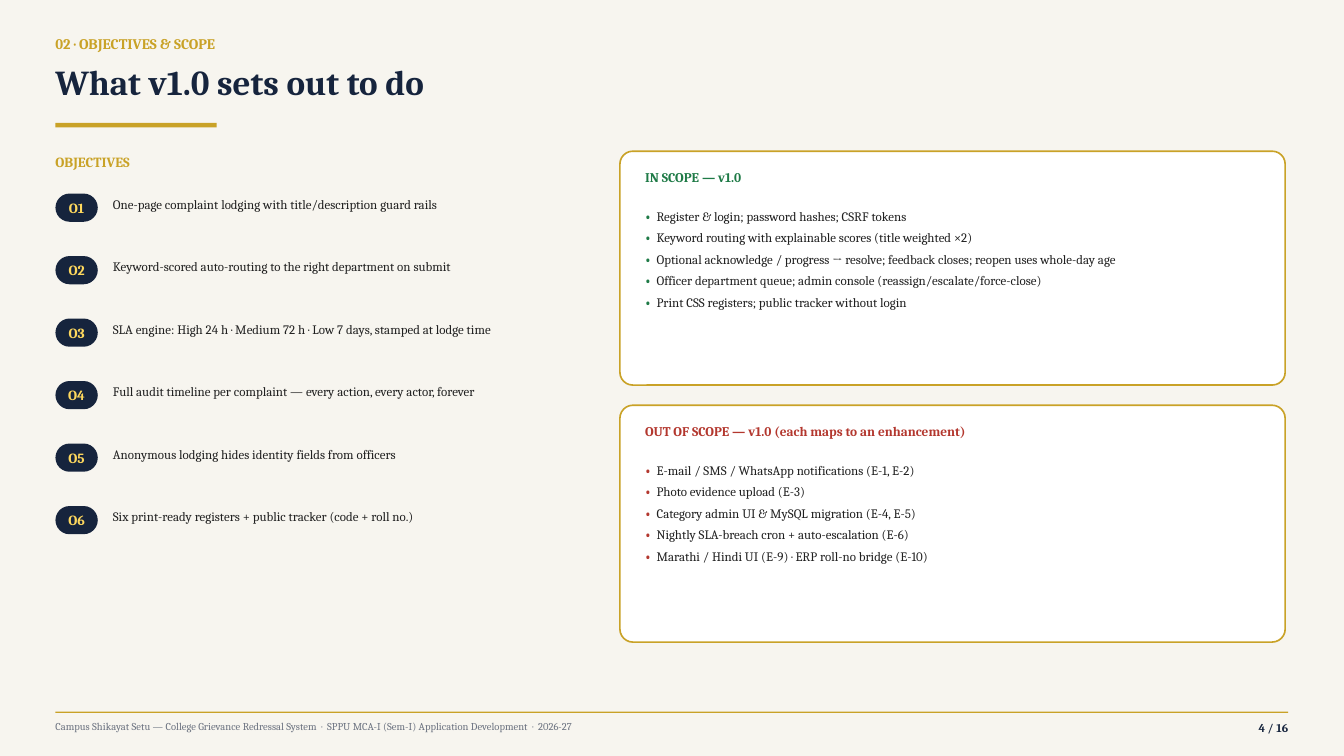
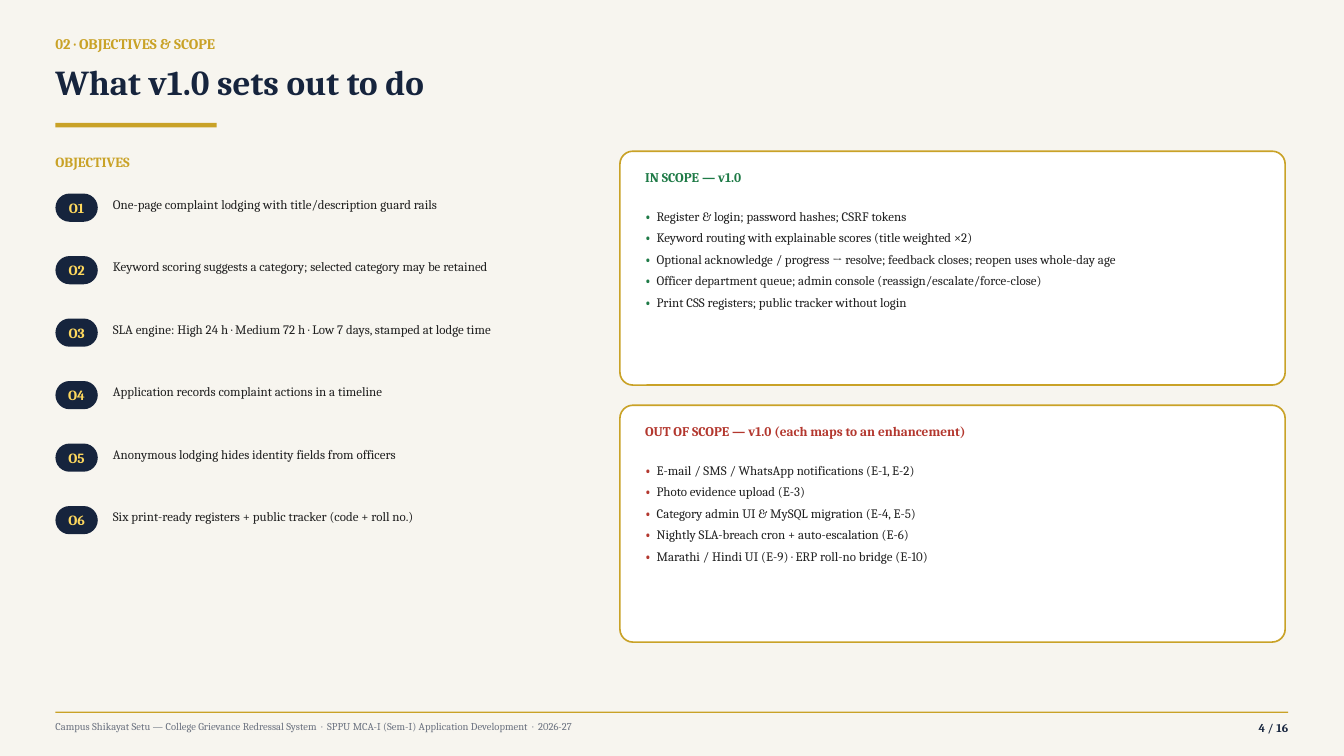
Before and after one commit to Yashwant-git392/Yashwant-git392, a slide deck: slide 4 of shikayat-setu/presentation/CampusShikayatSetu_MCA-Mini-Project_Review.pptx. Drawn at 1344x756 pixels with LibreOffice and Linux fonts; fonts in the diff are those of the drawing. Boxes give left, top, right and bottom in pixels: in the first picture for what was removed or moved away, otherwise in the second. Text is boxed around its words. In the diff, an @@ line names an element or a change of style, - is before the commit and + after.

Commit message:
Strengthen review documentation and routing report

```diff
--- a/shikayat-setu/presentation/CampusShikayatSetu_MCA-Mini-Project_Review.pptx
+++ b/shikayat-setu/presentation/CampusShikayatSetu_MCA-Mini-Project_Review.pptx
@@ text at bbox=[113, 262, 487, 274]: text changed @@
-Keyword-scored auto-routing to the right department on submit
+Keyword scoring suggests a category; selected category may be retained
@@ text at bbox=[113, 387, 382, 399]: text changed @@
-Full audit timeline per complaint — every action, every actor, forever
+Application records complaint actions in a timeline
```
Also in this commit, not shown: 8 other slides changed, 39 other files.
